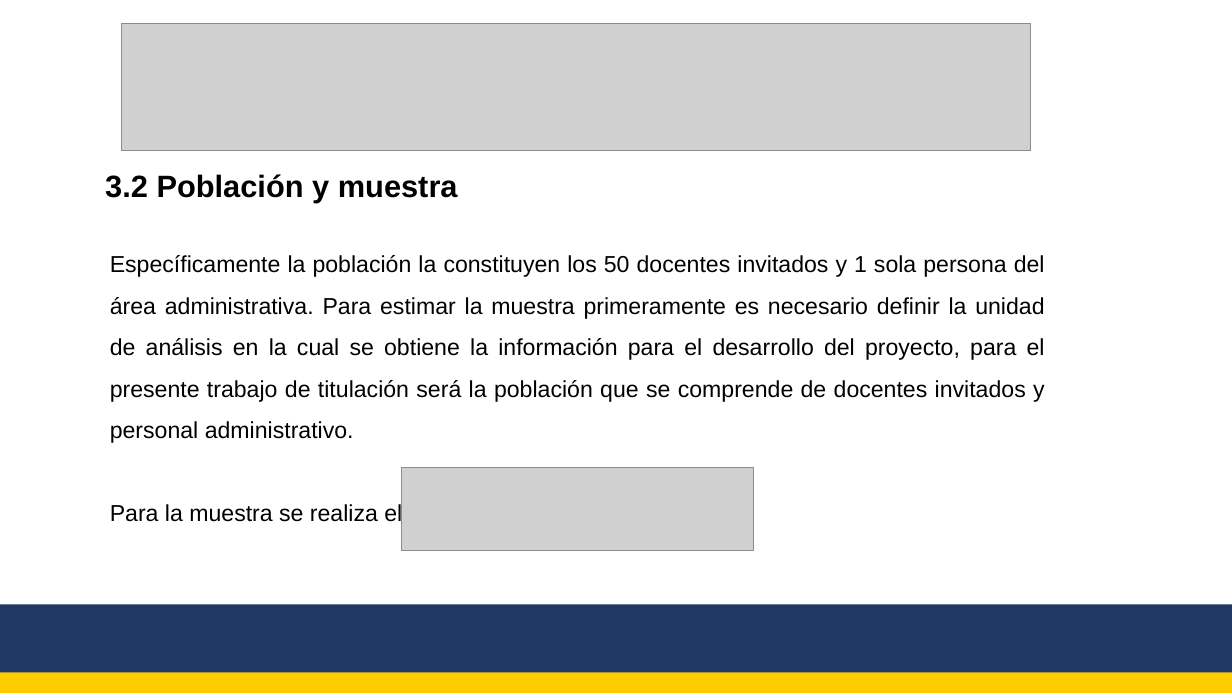
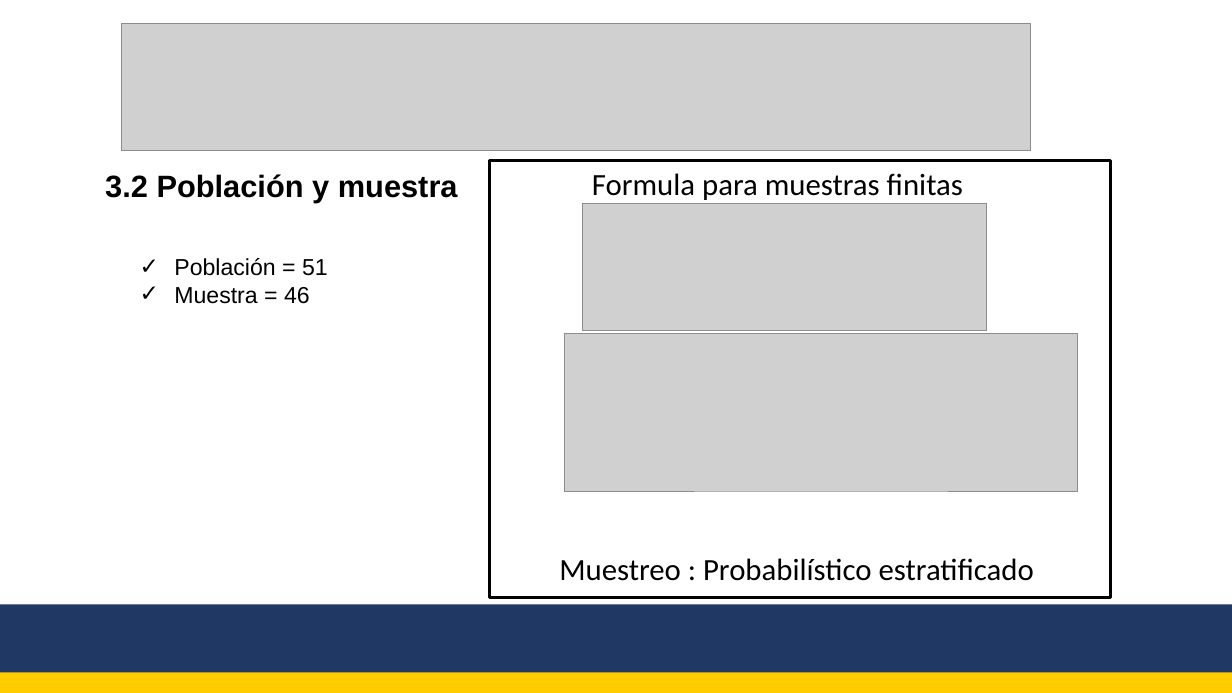
Before and after one commit to Aaron776/TesisDocumento, a slide deck: slide 14 of Presentacion del Trabajo de Titulacion.pptx (slide 21 before the commit). Drawn at 1232x693 pixels with LibreOffice and Linux fonts; fonts in the diff are those of the drawing; grey boxes stand for pictures. Boxes give left, top, right and bottom in pixels: in the first picture for what was removed or moved away, otherwise in the second. Text is boxed around its words. In the diff, an @@ line names an element or a change of style, - is before the commit and + after.

```diff
--- a/Presentacion del Trabajo de Titulacion.pptx
+++ b/Presentacion del Trabajo de Titulacion.pptx
@@ rectangle added at box(490, 160, 1111, 597), outline #000000 2.25 pt @@
@@ text added at box(592, 173, 963, 200), 24 pt, text #000000 @@
+Formula para muestras finitas
@@ picture added at box(583, 203, 987, 331) @@
@@ text removed at box(110, 255, 1045, 527) @@
-Específicamente la población la constituyen los 50 docentes invitados y 1 sola persona del área administrativa. Para estimar la muestra primeramente es necesario definir la unidad de análisis en la cual se obtiene la información para el desarrollo del proyecto, para el presente trabajo de titulación será la población que se comprende de docentes invitados y personal administrativo.
-Para la muestra se realiza el uso de la siguiente fórmula:
@@ text added at box(174, 258, 328, 304), 18 pt, text #000000 @@
+✓ Población = 51
+✓ Muestra = 46
@@ picture added at box(565, 334, 1078, 492) @@
@@ picture removed at box(402, 468, 754, 551) @@
@@ text added at box(559, 558, 1034, 581), 24 pt, text #000000 @@
+Muestreo : Probabilístico estratificado
```
Also in this commit, not shown: 8 other slides changed, 18 slides added, 16 slides removed, 2 other files.
